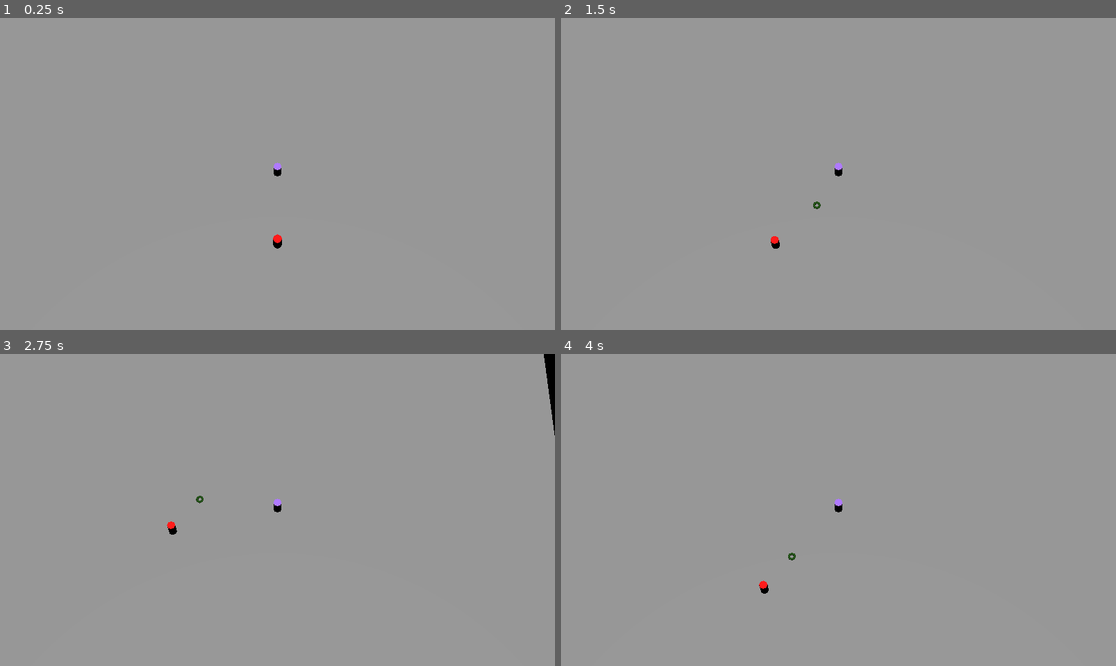
Above: before the commit, frames 1-4 (two rows, left to right).
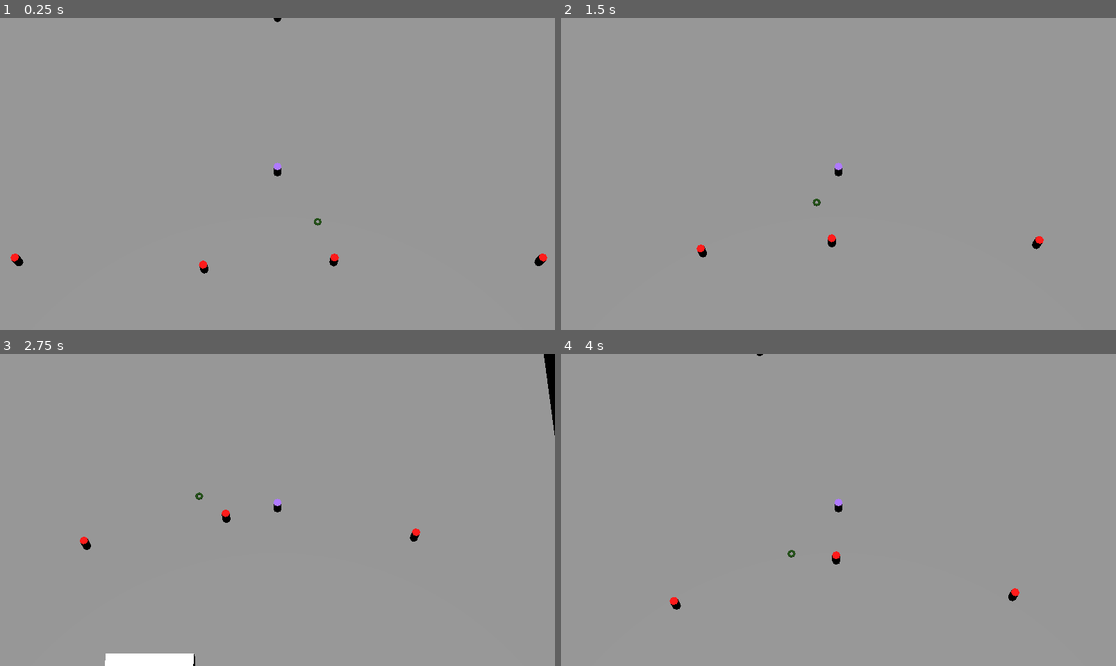
Above: after the commit, the same moments.

Repository: Paladinking/Field_Necromancer
Game: Godot game, scene res://main.tscn
Same seed, same stepped clock (60 frames per second), same inputs: the game is played once before the commit and once after it.
Inputs:
- Up to frame 1 (0.25 s): no input
- Up to frame 2 (1.5 s): tap Enter at 0.5 s; hold D (go_right) 0.53-1.28 s; tap Space (dig) at 0.6, 1.35 s; hold S (go_down) from 1.28 s (still down)
- Up to frame 3 (2.75 s): release S (go_down) at 2.03 s; hold D (go_right) from 2.03 s (still down); tap Space (dig) at 2.1 s
- Up to frame 4 (4 s): release D (go_right) at 2.78 s; hold W (go_up) 2.78-3.53 s; tap Space (dig) at 2.85, 3.6 s; hold A (go_left) from 3.53 s (still down)

The runs differ from the first frame. In frame 1, 0.3% of the frame differs, in the area x 1-99%, y 0-82%; in frame 2, 0.3%; in frame 3, 0.9%, in the area x 14-76%, y 44-100%; in frame 4, 0.3%.

Commit message:
More stuff

Diff:
--- a/Characters/fighter.gd
+++ b/Characters/fighter.gd
@@ -8,7 +8,8 @@
 var gravity = ProjectSettings.get_setting("physics/3d/default_gravity")
 var _target : Node3D = self
 
-@onready var _nav_agent: NavigationAgent3D = get_node("NavigationAgent3D")
+@onready var _nav_agent: NavigationAgent3D = $NavigationAgent3D
+@onready var _detection: Area3D = $DetectionArea
 
 func has_target() -> bool:
 	return not is_same(self, _target)
@@ -18,7 +19,7 @@
 
 func _ready() -> void:
 	assert(not _nav_agent.avoidance_enabled, "Avoidance requires velocity_computed callback")
-	$DetectionArea.body_entered.connect(
+	_detection.body_entered.connect(
 		func(body: Node3D):
 			if not has_target() or body.position.distance_squared_to(self.position) < _target.position.distance_squared_to(self.position):
 				_target = body
@@ -29,10 +30,17 @@
 
 func _physics_process(delta):
 	if has_target():
-		if _target.position.distance_squared_to(position) > 120:
-			clear_target()
-			_nav_agent.set_target_position(position)
-		elif _target.position.distance_squared_to(_nav_agent.get_target_position()) > 1:
+		if _target.position.distance_squared_to(position) > 400:
+			var _potential_targets = _detection.get_overlapping_bodies()
+			if not _potential_targets:
+				clear_target()
+			else:
+				_target = _potential_targets.reduce(func(cur : Node3D, n: Node3D):
+					return n if n.position.distance_squared_to(position) < cur.position.distance_squared_to(position) else cur,
+					_potential_targets[0]
+				)
+
+		if _target.position.distance_squared_to(_nav_agent.get_target_position()) > 1:
 			_nav_agent.set_target_position(_target.position)
 
 	if _nav_agent.is_navigation_finished():
--- a/Characters/fighter.tscn
+++ b/Characters/fighter.tscn
@@ -12,6 +12,7 @@
 radius = 10.0
 
 [node name="Fighter" type="CharacterBody3D"]
+collision_layer = 5
 script = ExtResource("1_pdd31")
 
 [node name="CollisionShape3D" type="CollisionShape3D" parent="."]
@@ -22,6 +23,7 @@
 
 [node name="DetectionArea" type="Area3D" parent="."]
 collision_layer = 0
+collision_mask = 2
 
 [node name="CollisionShape3D" type="CollisionShape3D" parent="DetectionArea"]
 transform = Transform3D(1, 0, 0, 0, 1, 0, 0, 0, 1, 0, 4.5, 0)
--- a/Characters/grave.tscn
+++ b/Characters/grave.tscn
@@ -10,7 +10,7 @@
 
 [node name="Grave" type="AnimatableBody3D"]
 transform = Transform3D(1, 0, 0, 0, 1, 0, 0, 0, 1, 0, -1, 0)
-collision_layer = 14
+collision_layer = 8
 collision_mask = 0
 script = ExtResource("1_muvio")
 
--- a/Characters/player.tscn
+++ b/Characters/player.tscn
@@ -13,6 +13,7 @@
 
 [node name="Player" type="CharacterBody3D"]
 transform = Transform3D(1, 0, 0, 0, 1, 0, 0, 0, 1, 0, 1, 0)
+collision_layer = 3
 script = ExtResource("1_daf4w")
 
 [node name="CollisionShape3D" type="CollisionShape3D" parent="."]
--- a/main.gd
+++ b/main.gd
@@ -5,9 +5,10 @@
 
 # Called when the node enters the scene tree for the first time.
 func _ready():
+	DisplayServer.window_set_flag(DisplayServer.WINDOW_FLAG_RESIZE_DISABLED, true)
 	$Grave.raise()
 	$Grave.creature_to_spawn = preload("res://Characters/zombie.tscn")
-	pass # Replace with function body.sawdsaaaaads
+
 
 
 # Called every frame. 'delta' is the elapsed time since the previous frame.
--- a/main.tscn
+++ b/main.tscn
@@ -19,9 +19,30 @@
 [node name="Player" parent="." instance=ExtResource("1_q5uns")]
 
 [node name="World" parent="." instance=ExtResource("3_nlw61")]
+transform = Transform3D(1, 0, 0, 0, 1, 0, 0, 0, 1, 0, -1, 0.0792675)
 
 [node name="Grave" parent="." instance=ExtResource("4_64yod")]
 transform = Transform3D(1, 0, 0, 0, 1, 0, 0, 0, 1, 4.871, -1, 6.301)
 
-[node name="Fighter" parent="." instance=ExtResource("5_k65jl")]
-transform = Transform3D(1, 0, 0, 0, 1, 0, 0, 0, 1, 0, 7.80188, 11.3745)
+[node name="Enemies" type="Node" parent="."]
+
+[node name="Fighter" parent="Enemies" instance=ExtResource("5_k65jl")]
+transform = Transform3D(1, 0, 0, 0, 1, 0, 0, 0, 1, 0, 0.508638, -22.4981)
+
+[node name="Fighter2" parent="Enemies" instance=ExtResource("5_k65jl")]
+transform = Transform3D(1, 0, 0, 0, 1, 0, 0, 0, 1, 0, 0.508638, 39.349)
+
+[node name="Fighter3" parent="Enemies" instance=ExtResource("5_k65jl")]
+transform = Transform3D(1, 0, 0, 0, 1, 0, 0, 0, 1, 8.26171, 0.508638, -32.7366)
+
+[node name="Fighter4" parent="Enemies" instance=ExtResource("5_k65jl")]
+transform = Transform3D(1, 0, 0, 0, 1, 0, 0, 0, 1, -8.63188, 1.09802, 12.4247)
+
+[node name="Fighter5" parent="Enemies" instance=ExtResource("5_k65jl")]
+transform = Transform3D(1, 0, 0, 0, 1, 0, 0, 0, 1, 6.69229, 0.508638, 11.3745)
+
+[node name="Fighter6" parent="Enemies" instance=ExtResource("5_k65jl")]
+transform = Transform3D(1, 0, 0, 0, 1, 0, 0, 0, 1, 31.1242, 0.508638, 11.3745)
+
+[node name="Fighter7" parent="Enemies" instance=ExtResource("5_k65jl")]
+transform = Transform3D(1, 0, 0, 0, 1, 0, 0, 0, 1, -30.8031, 0.508638, 11.3745)
--- a/project.godot
+++ b/project.godot
@@ -18,7 +18,6 @@
 [display]
 
 window/size/mode=3
-window/size/resizable=false
 
 [dotnet]
 
--- a/world.tscn
+++ b/world.tscn
@@ -1,68 +1,71 @@
 [gd_scene load_steps=6 format=3 uid="uid://cdvw0p45llw8x"]
 
 [sub_resource type="NavigationMesh" id="NavigationMesh_ga0fh"]
-vertices = PackedVector3Array(-49.25, 0.3, -49.25, -49.25, 0.3, 49.5, 49.5, 0.3, 49.5, 49.5, 0.3, -49.25)
-polygons = [PackedInt32Array(3, 2, 0), PackedInt32Array(0, 2, 1)]
+vertices = PackedVector3Array(-48.75, 0.3, 27, -6, 0.3, 27.25, -6, 0.3, 25.75, -48.75, 0.3, 27, -6, 0.3, 25.75, -5.25, 0.3, 25, -4, 0.3, -48.75, -48.75, 0.3, -48.75, -5.25, 0.3, 25, -3.75, 0.3, 25, -4, 0.3, -48.75, -3.75, 0.3, 25, 4, 0.3, 25, 4.25, 0.3, -48.75, -4, 0.3, -48.75, 6.25, 0.3, 25.75, 6.25, 0.3, 27.25, 49, 0.3, 27, 5.5, 0.3, 25, 6.25, 0.3, 25.75, 49, 0.3, 27, 49, 0.3, -48.75, 4.25, 0.3, -48.75, 4.25, 0.3, -48.75, 4, 0.3, 25, 5.5, 0.3, 25, -4, 0.3, 49, -3.75, 0.3, 37.25, -5.25, 0.3, 37.25, -4, 0.3, 49, -5.25, 0.3, 37.25, -6, 0.3, 36.5, -48.75, 0.3, 27, -48.75, 0.3, 49, -6, 0.3, 36.5, -6, 0.3, 27.25, -48.75, 0.3, 27, -4, 2.3, 27, -4, 2.3, 35.25, 4, 2.3, 35.25, 4, 2.3, 27, 5.5, 0.3, 37.25, 4, 0.3, 37.25, 4.25, 0.3, 49, 6.25, 0.3, 36.5, 5.5, 0.3, 37.25, 4.25, 0.3, 49, 49, 0.3, 49, 49, 0.3, 27, 49, 0.3, 27, 6.25, 0.3, 27.25, 6.25, 0.3, 36.5, -3.75, 0.3, 27.25, -3.75, 0.3, 35, 4, 0.3, 35, 4, 0.3, 27.25, -4, 0.3, 49, 4.25, 0.3, 49, 4, 0.3, 37.25, -3.75, 0.3, 37.25)
+polygons = [PackedInt32Array(2, 1, 0), PackedInt32Array(4, 3, 5), PackedInt32Array(5, 3, 7), PackedInt32Array(5, 7, 6), PackedInt32Array(10, 9, 8), PackedInt32Array(11, 14, 12), PackedInt32Array(12, 14, 13), PackedInt32Array(17, 16, 15), PackedInt32Array(19, 18, 20), PackedInt32Array(20, 18, 21), PackedInt32Array(21, 18, 22), PackedInt32Array(25, 24, 23), PackedInt32Array(28, 27, 26), PackedInt32Array(30, 29, 31), PackedInt32Array(31, 29, 33), PackedInt32Array(31, 33, 32), PackedInt32Array(36, 35, 34), PackedInt32Array(40, 39, 37), PackedInt32Array(37, 39, 38), PackedInt32Array(43, 42, 41), PackedInt32Array(45, 44, 46), PackedInt32Array(46, 44, 47), PackedInt32Array(47, 44, 48), PackedInt32Array(51, 50, 49), PackedInt32Array(55, 54, 52), PackedInt32Array(52, 54, 53), PackedInt32Array(59, 58, 56), PackedInt32Array(56, 58, 57)]
+geometry_parsed_geometry_type = 2
+agent_radius = 0.8
 
 [sub_resource type="WorldBoundaryShape3D" id="WorldBoundaryShape3D_kg43f"]
 
 [sub_resource type="WorldBoundaryShape3D" id="WorldBoundaryShape3D_ib1wx"]
 
-[sub_resource type="PhysicsMaterial" id="PhysicsMaterial_1fstk"]
+[sub_resource type="BoxShape3D" id="BoxShape3D_r3m3q"]
+size = Vector3(10, 2, 10)
 
-[sub_resource type="BoxShape3D" id="BoxShape3D_ct4y7"]
-size = Vector3(10, 10, 10)
+[sub_resource type="StandardMaterial3D" id="StandardMaterial3D_epts0"]
 
 [node name="World" type="NavigationRegion3D"]
+transform = Transform3D(1, 0, 0, 0, 1, 0, 0, 0, 1, 0, -1, 0)
 navigation_mesh = SubResource("NavigationMesh_ga0fh")
 
-[node name="StaticBody3D" type="StaticBody3D" parent="."]
+[node name="WorldBounds" type="StaticBody3D" parent="."]
 
-[node name="FloorCollisionShape3D" type="CollisionShape3D" parent="StaticBody3D"]
+[node name="FloorCollisionShape3D" type="CollisionShape3D" parent="WorldBounds"]
 shape = SubResource("WorldBoundaryShape3D_kg43f")
 
-[node name="FloorCSGBox3D" type="CSGBox3D" parent="StaticBody3D"]
+[node name="FloorCSGBox3D" type="CSGBox3D" parent="WorldBounds"]
 transform = Transform3D(1, 0, 0, 0, 1, 0, 0, 0, 1, 0, -0.1, 0)
 size = Vector3(100, 0.2, 100)
 
-[node name="LeftWallCollisionShape3D" type="CollisionShape3D" parent="StaticBody3D"]
+[node name="LeftWallCollisionShape3D" type="CollisionShape3D" parent="WorldBounds"]
 transform = Transform3D(1, 0, 0, 0, -4.37114e-08, -1, 0, 1, -4.37114e-08, 0, 0, -50)
 shape = SubResource("WorldBoundaryShape3D_ib1wx")
 
-[node name="RightWallCollisionShape3D" type="CollisionShape3D" parent="StaticBody3D"]
+[node name="RightWallCollisionShape3D" type="CollisionShape3D" parent="WorldBounds"]
 transform = Transform3D(-1, -8.74228e-08, 3.82137e-15, 0, -4.37114e-08, -1, 8.74228e-08, -1, 4.37114e-08, 0, 0, 50)
 shape = SubResource("WorldBoundaryShape3D_ib1wx")
 
-[node name="TopWallCollisionShape3D" type="CollisionShape3D" parent="StaticBody3D"]
+[node name="TopWallCollisionShape3D" type="CollisionShape3D" parent="WorldBounds"]
 transform = Transform3D(-4.37114e-08, -1, 0, 1, -4.37114e-08, 0, 0, 0, 1, 50, 0, 0)
 shape = SubResource("WorldBoundaryShape3D_ib1wx")
 
-[node name="BottomWallCollisionShape3D" type="CollisionShape3D" parent="StaticBody3D"]
+[node name="BottomWallCollisionShape3D" type="CollisionShape3D" parent="WorldBounds"]
 transform = Transform3D(-4.37114e-08, 1, 0, -1, -4.37114e-08, 0, 0, 0, 1, -50, 0, 0)
 shape = SubResource("WorldBoundaryShape3D_ib1wx")
 
-[node name="BottomCSGBox3D" type="CSGBox3D" parent="StaticBody3D"]
+[node name="BottomCSGBox3D" type="CSGBox3D" parent="WorldBounds"]
 transform = Transform3D(1, 0, 0, 0, 1, 0, 0, 0, 1, -50.5, 5, 0)
 size = Vector3(1, 10, 100)
 
-[node name="TopCSGBox3D" type="CSGBox3D" parent="StaticBody3D"]
+[node name="TopCSGBox3D" type="CSGBox3D" parent="WorldBounds"]
 transform = Transform3D(1, 0, 0, 0, 1, 0, 0, 0, 1, 50.5, 5, 0)
 size = Vector3(1, 10, 100)
 
-[node name="RightCSGBox3D" type="CSGBox3D" parent="StaticBody3D"]
+[node name="RightCSGBox3D" type="CSGBox3D" parent="WorldBounds"]
 transform = Transform3D(1, 0, 0, 0, 1, 0, 0, 0, 1, 0, 5, 50.5)
 size = Vector3(100, 10, 1)
 
-[node name="LeftCSGBox3D" type="CSGBox3D" parent="StaticBody3D"]
+[node name="LeftCSGBox3D" type="CSGBox3D" parent="WorldBounds"]
 transform = Transform3D(1, 0, 0, 0, 1, 0, 0, 0, 1, 0, 5, -50.5)
 size = Vector3(100, 10, 1)
 
-[node name="RigidBody3D" type="RigidBody3D" parent="."]
-transform = Transform3D(1, 0, 0, 0, 1, 0, 0, 0, 1, 0, 10.2966, -3.9297)
-collision_layer = 0
-collision_mask = 0
-physics_material_override = SubResource("PhysicsMaterial_1fstk")
-constant_force = Vector3(10, 0, 0)
+[node name="Cube" type="StaticBody3D" parent="."]
+transform = Transform3D(1, 0, 0, 0, 1, 0, 0, 0, 1, 0, 1, 31.0278)
 
-[node name="CollisionShape3D" type="CollisionShape3D" parent="RigidBody3D"]
-shape = SubResource("BoxShape3D_ct4y7")
+[node name="CollisionShape3D" type="CollisionShape3D" parent="Cube"]
+shape = SubResource("BoxShape3D_r3m3q")
+
+[node name="CSGBox3D" type="CSGBox3D" parent="Cube"]
+size = Vector3(10, 2, 10)
+material = SubResource("StandardMaterial3D_epts0")
